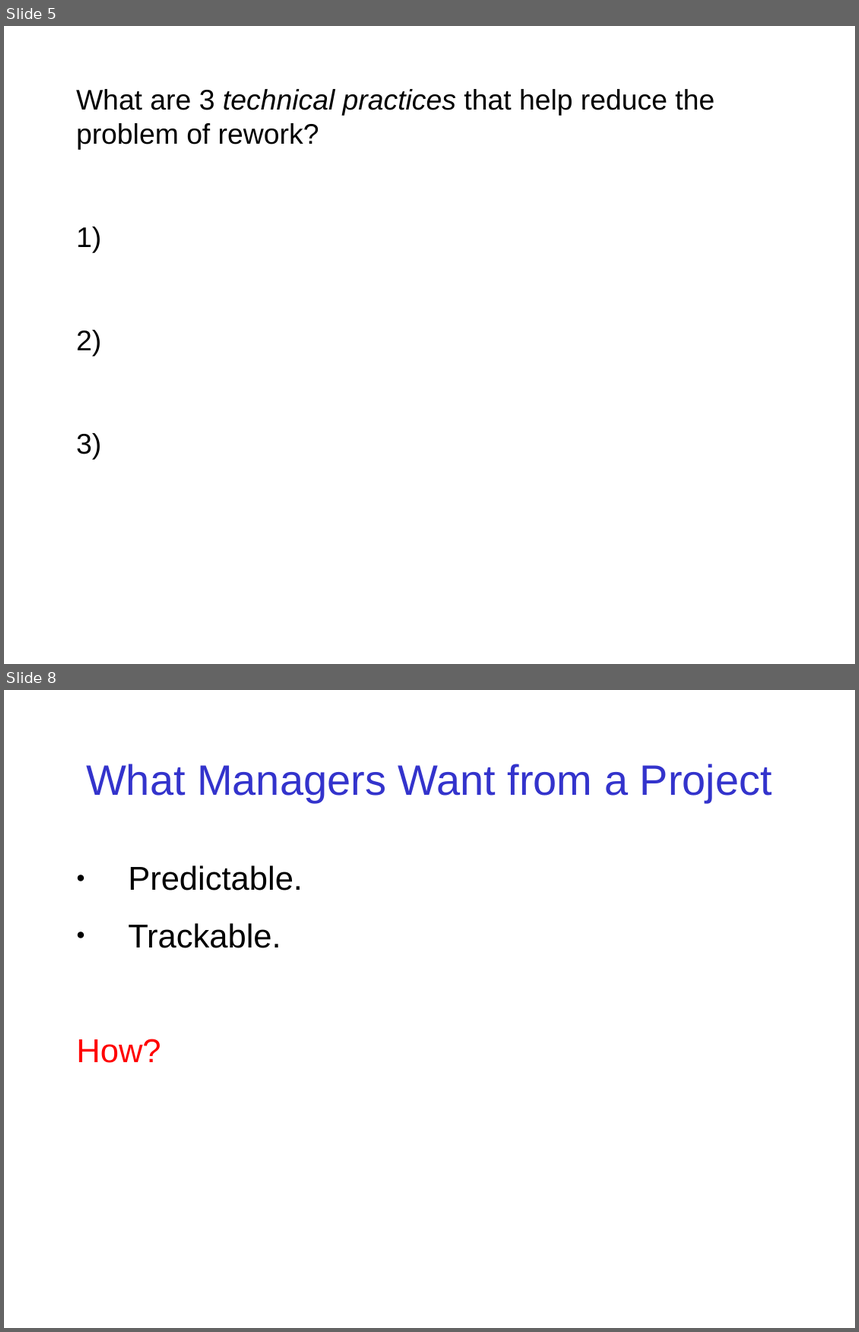
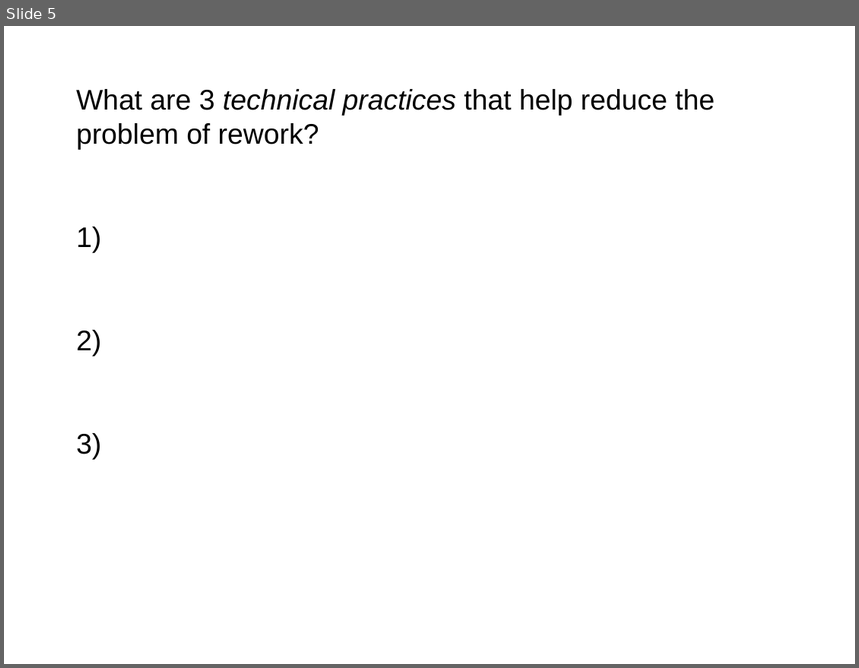
Before and after one commit to jbrucker/SoftwareProcess, a slide deck: week2/1-Review-Questions.ppt. Shown one above the other, each under a label of ours: slides 5 and 8 before the commit, slide 5 after it; the slides between them are not shown. The pictures are 859x1332 and 859x668 pixels, drawn with LibreOffice and Linux fonts; fonts in the diff are those of the drawing. Boxes give left, top, right and bottom in pixels: in the first picture for what was removed or moved away, otherwise in the second. Text is boxed around its words. In the diff, an @@ line names an element or a change of style, - is before the commit and + after.

```diff
--- a/week2/1-Review-Questions.ppt
+++ b/week2/1-Review-Questions.ppt
@@ slide 8 removed at (x1=4, y1=690, x2=855, y2=1328), background #FFFFFF @@
@@ title removed at (x1=86, y1=764, x2=772, y2=802) @@
-What Managers Want from a Project
@@ text removed at (x1=76, y1=866, x2=303, y2=1063) @@
-● Predictable.
-● Trackable.
-How?
```
Also in this commit, not shown: 1 slide changed, 5 slides added, 7 other slides removed, 3 other files.
